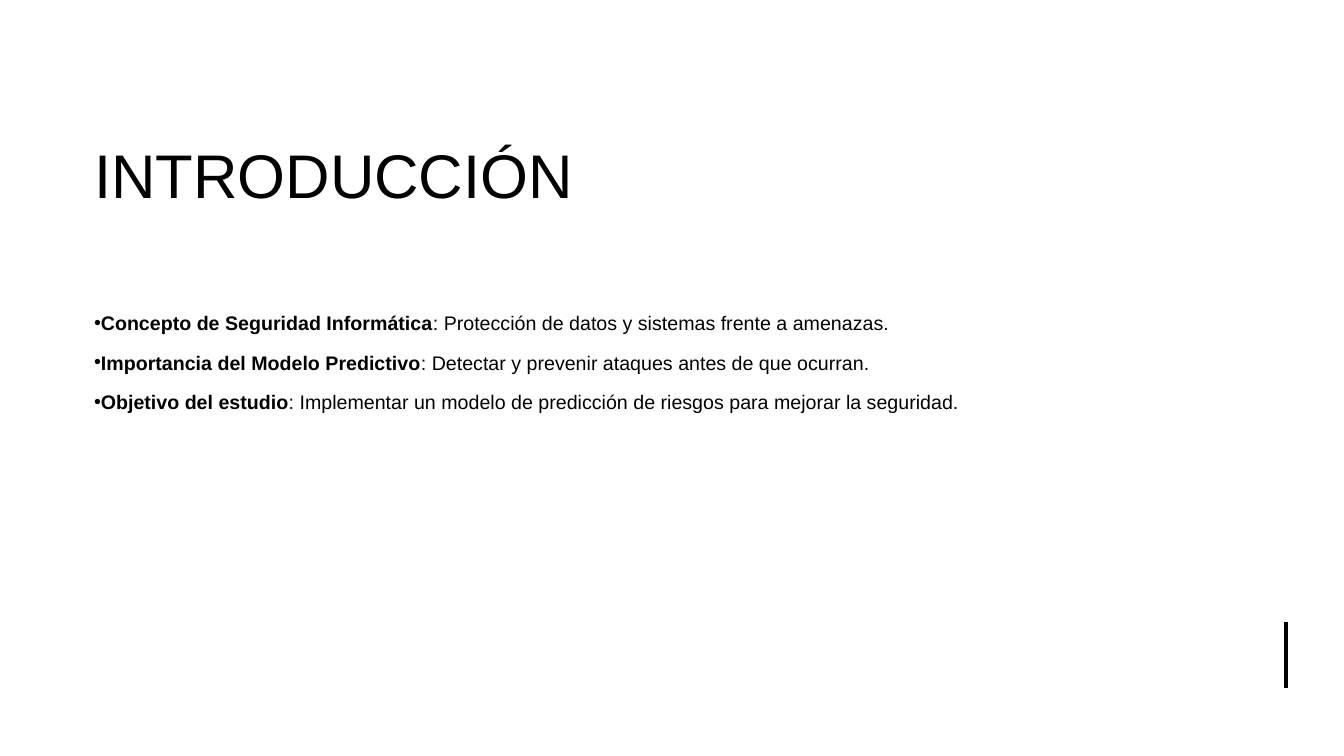
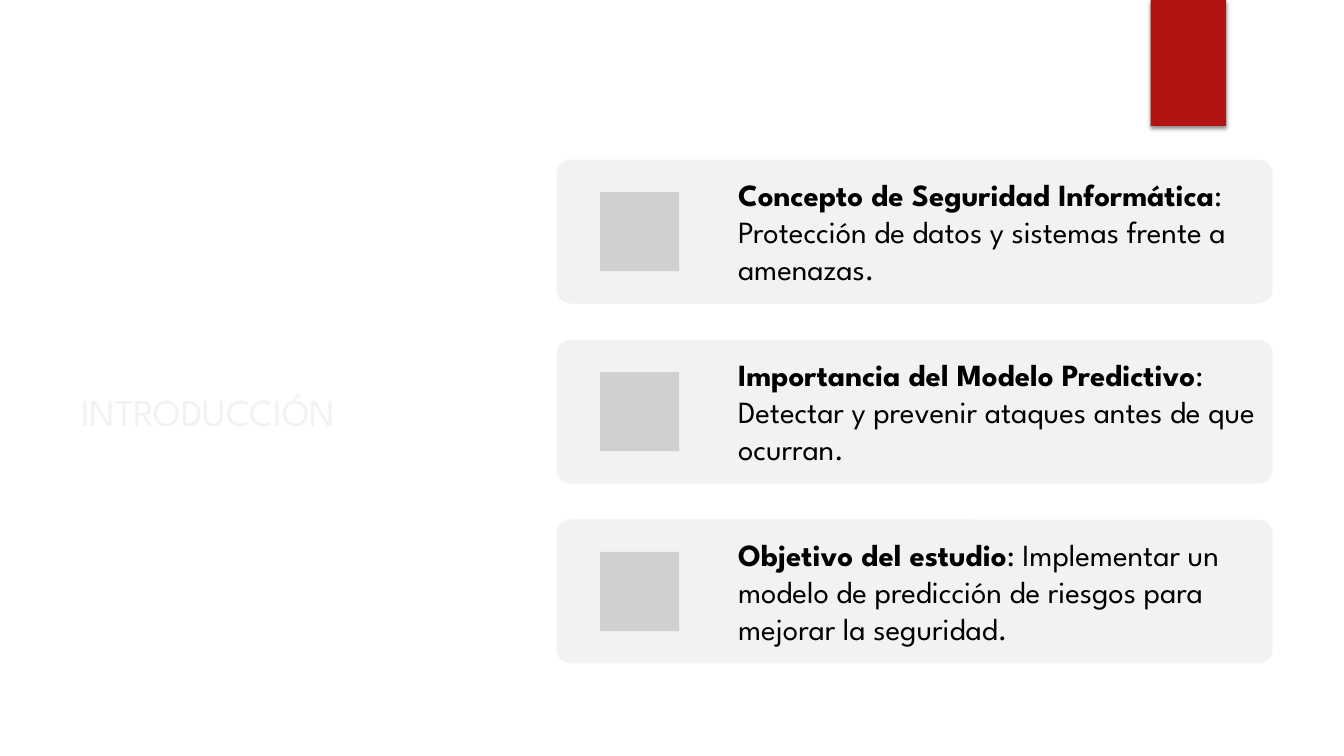
Before and after one commit to carlososorno9595/Analitica-de-datos, a slide deck: slide 2 of diapositiva seguridad informatica.pptx. Drawn at 1344x756 pixels with LibreOffice and Linux fonts; fonts in the diff are those of the drawing; grey boxes stand for pictures; background and template pictures are left out. Boxes give left, top, right and bottom in pixels: in the first picture for what was removed or moved away, otherwise in the second. Text is boxed around its words. In the diff, an @@ line names an element or a change of style, - is before the commit and + after.

```diff
--- a/diapositiva seguridad informatica.pptx
+++ b/diapositiva seguridad informatica.pptx
@@ rectangle removed at box(0, 0, 1344, 756) @@
@@ rectangle removed at box(0, 0, 1344, 280) @@
@@ freeform shape added at box(436, 0, 497, 409), fill #FFFFFF at 20% opacity @@
@@ freeform shape added at box(459, 0, 1344, 756), fill #FFFFFF @@
@@ rectangle added at box(1150, 0, 1226, 126), fill #B01513 @@
@@ title "INTRODUCCIÓN": place and size @@
-title "INTRODUCCIÓN" at box(94, 149, 573, 199)
+title "INTRODUCCIÓN" at box(71, 159, 413, 663)
@@ title "INTRODUCCIÓN" at box(71, 159, 413, 663): size 44 to 27 pt, font Arial to League Spartan, text colour #000000 to #F2F2F2 @@
@@ ellipse added at box(949, 185, 1259, 495), fill gradient #F3F3F3 @@
@@ text removed at box(101, 315, 959, 413) @@
-• Concepto de Seguridad Informática: Protección de datos y sistemas frente a amenazas.
-• Importancia del Modelo Predictivo: Detectar y prevenir ataques antes de que ocurran.
-• Objetivo del estudio: Implementar un modelo de predicción de riesgos para mejorar la seguridad.
@@ group added at box(557, 159, 1272, 663): 3 rounded rectangles, 3 pictures, 3 texts @@
+Concepto de Seguridad Informática: Protección de datos y sistemas frente a amenazas.
+Importancia del Modelo Predictivo: Detectar y prevenir ataques antes de que ocurran.
+Objetivo del estudio: Implementar un modelo de predicción de riesgos para mejorar la seguridad.
@@ line removed from (1287, 622) to (1287, 688) @@
```
Also in this commit, not shown: 11 other slides changed.
